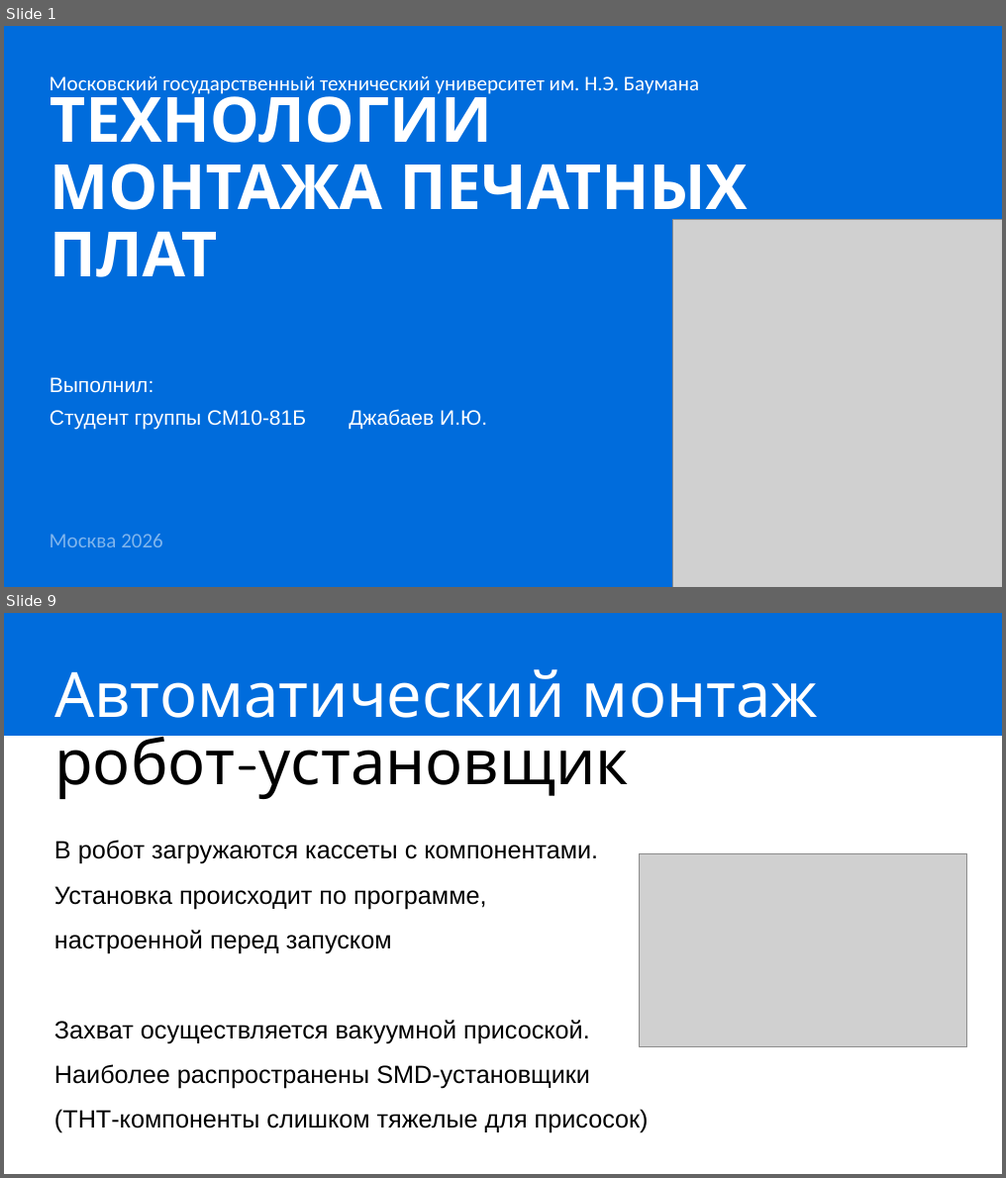
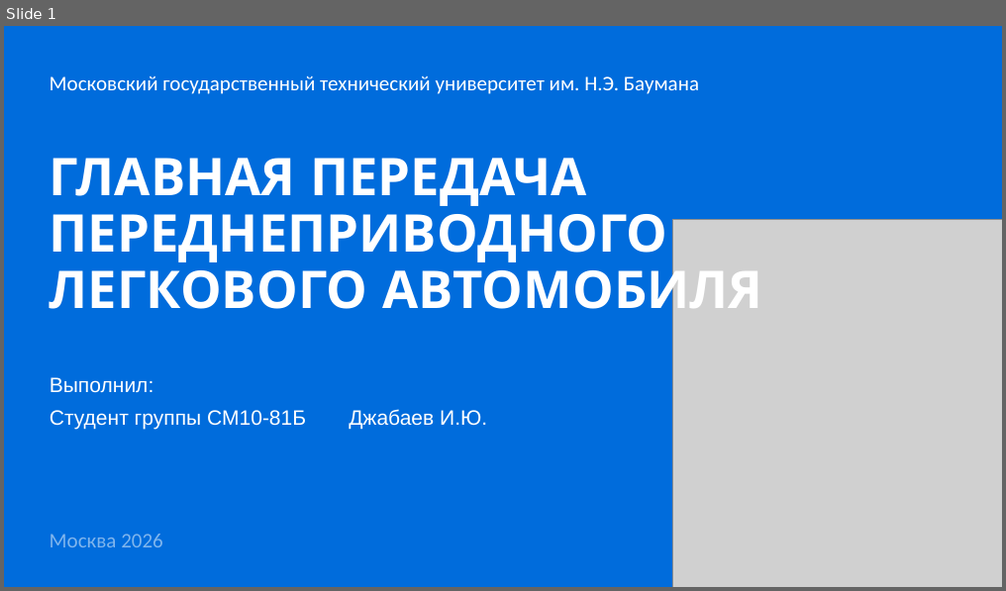
Before and after one commit to IbrahimDzheby/Diplom, a slide deck: НИРС2/Защита.pptx. Shown one above the other, each under a label of ours: slides 1 and 9 before the commit, slide 1 after it; the slides between them are not shown. The pictures are 1006x1178 and 1006x591 pixels, drawn with LibreOffice and Linux fonts; fonts in the diff are those of the drawing; grey boxes stand for pictures. Boxes give left, top, right and bottom in pixels: in the first picture for what was removed or moved away, otherwise in the second. Text is boxed around its words. In the diff, an @@ line names an element or a change of style, - is before the commit and + after.

```diff
--- a/НИРС2/Защита.pptx
+++ b/НИРС2/Защита.pptx
@@ slide 9 removed at [4, 613, 1002, 1174], background #FFFFFF @@
@@ rectangle removed at [4, 613, 1002, 736] @@
@@ title removed at [54, 669, 818, 799] @@
-Автоматический монтаж
-робот-установщик
@@ text removed at [54, 840, 648, 1134] @@
-В робот загружаются кассеты с компонентами.
-Установка происходит по программе,
-настроенной перед запуском
-Захват осуществляется вакуумной присоской.
-Наиболее распространены SMD-установщики
-(THT-компоненты слишком тяжелые для присосок)
@@ picture removed at [640, 854, 967, 1048] @@
@@ slide 1 changed as well @@
@@ title at [50, 158, 763, 322]: text changed; size 60 to 50 pt @@
-ТЕХНОЛОГИИ МОНТАЖА ПЕЧАТНЫХ ПЛАТ
+ГЛАВНАЯ ПЕРЕДАЧА
+ПЕРЕДНЕПРИВОДНОГО
+ЛЕГКОВОГО АВТОМОБИЛЯ
```
Also in this commit, not shown: 11 slides added, 9 other slides removed, 20 other files.
